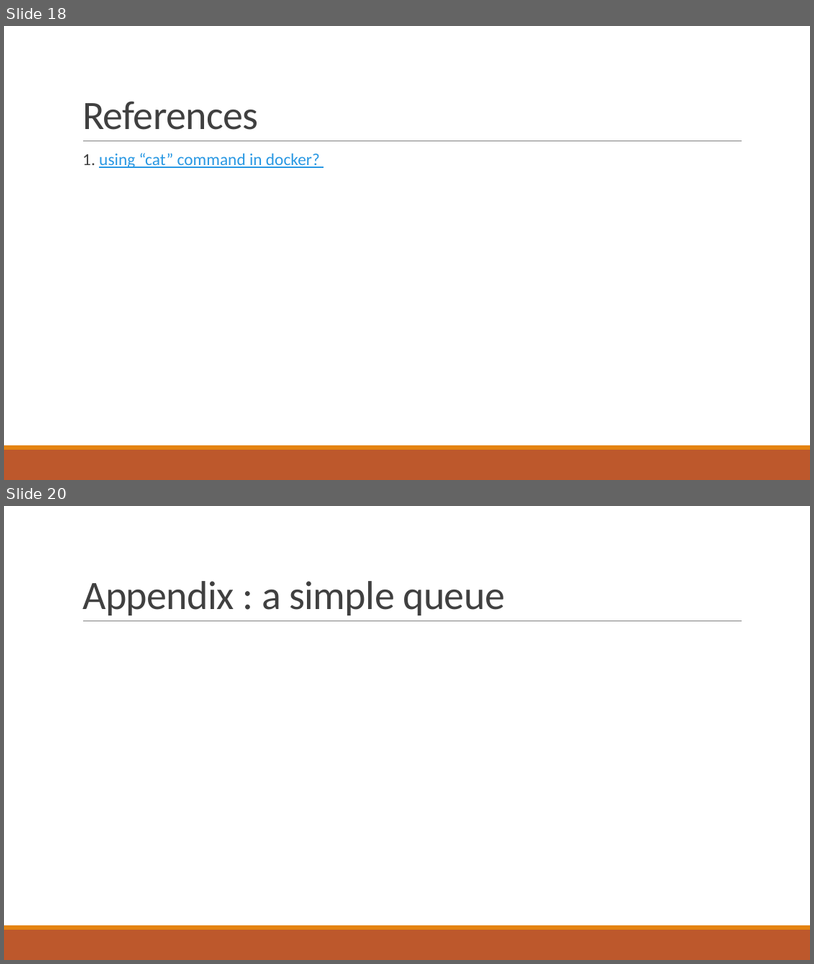
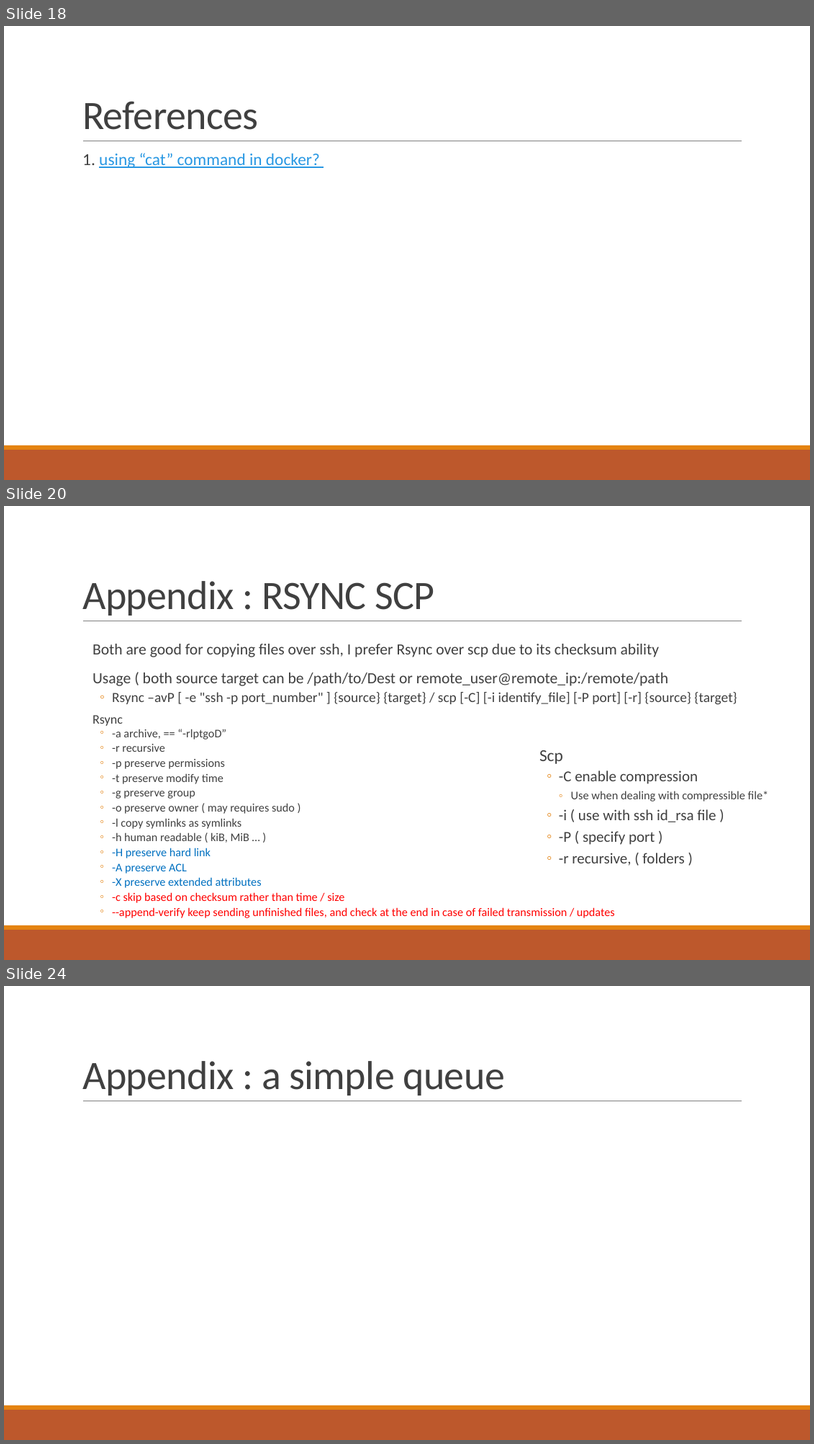
Before and after one commit to YumingChang02/arch_summer_2019, a slide deck: Introduction to docker.pptx. Shown one above the other, each under a label of ours: slides 18 and 20 before the commit, slides 18, 20 and 24 after it; the slides between them are not shown. The pictures are 814x964 and 814x1444 pixels, drawn with LibreOffice and Linux fonts; fonts in the diff are those of the drawing. Boxes give left, top, right and bottom in pixels: in the first picture for what was removed or moved away, otherwise in the second. Text is boxed around its words. In the diff, an @@ line names an element or a change of style, - is before the commit and + after.

```diff
--- a/Introduction to docker.pptx
+++ b/Introduction to docker.pptx
@@ slide 20 added at (4, 506, 810, 960), background #FFFFFF; not listed: 3 template elements that a slide beside it also shows @@
@@ title added at (82, 581, 435, 615), 48 pt, text #404040 @@
+Appendix : RSYNC SCP
@@ text added at (93, 644, 737, 705), 18.5 pt, text #404040 @@
+  Both are good for copying files over ssh, I prefer Rsync over scp due to its checksum ability
+  Usage ( both source target can be /path/to/Dest or remote_user@remote_ip:/remote/path
+  ◦ Rsync –avP [ -e "ssh -p port_number" ] {source} {target} / scp [-C] [-i identify_file] [-P port] [-r] {source} {target}
@@ text added at (93, 715, 615, 918), 13.9 pt, text #404040 @@
+  Rsync
+  ◦ -a archive, == “-rlptgoD”
+  ◦ -r recursive
+  ◦ -p preserve permissions
+  ◦ -t preserve modify time
+  ◦ -g preserve group
+  ◦ -o preserve owner ( may requires sudo )
+  ◦ -l copy symlinks as symlinks
+  ◦ -h human readable ( kiB, MiB … )
+  ◦ -H preserve hard link
+  ◦ -A preserve ACL
+  ◦ -X preserve extended attributes
+  ◦ -c skip based on checksum rather than time / size
+  ◦ --append-verify keep sending unfinished files, and check at the end in case of failed transmission / updates
@@ text added at (540, 750, 769, 865), 18 pt, text #404040 @@
+  Scp
+  ◦ -C enable compression
+    ◦ Use when dealing with compressible file*
+  ◦ -i ( use with ssh id_rsa file )
+  ◦ -P ( specify port )
+  ◦ -r recursive, ( folders )
@@ what was slide 20 is now slide 24 @@
```
Also in this commit, not shown: 1 slide changed, 5 other slides added.
